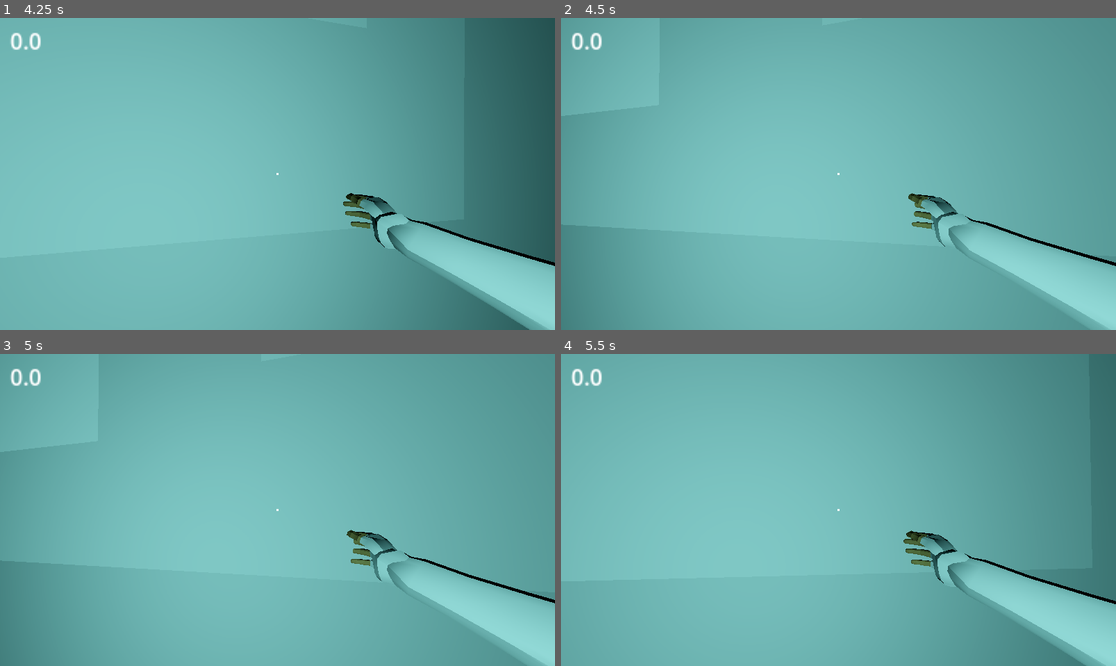
Above: before the commit, frames 1-4 (two rows, left to right).
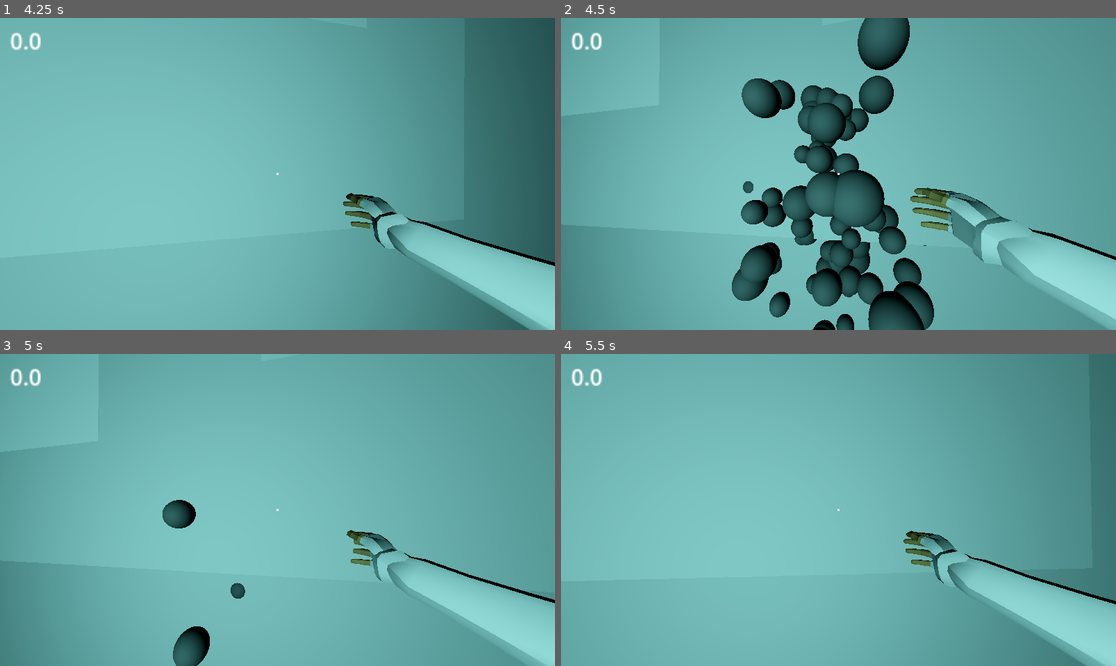
Above: after the commit, the same moments.

Repository: furiousknight25/blackout
Game: Godot game, scene res://scenes/TestSceneOne.tscn
The game is run twice, just before and just after one commit, with the same random seed, the same clock (stepped at 60 frames per second) and the same inputs.
Inputs (mouse positions are in pixels of both pictures, inside the frame that each line leads up to):
- Up to frame 1 (4.25 s): move the mouse to (305, 174) at 0.52 s; hold Right mouse button (interact) 0.53-1.28 s; hold W (forward) from 0.53 s (still down); move the mouse to (249, 174) at 1.27 s; click (249, 174) at 1.35 s; move the mouse to (288, 167) at 2.02 s; hold Right mouse button (interact) 2.03-2.78 s; move the mouse to (271, 180) at 2.77 s; click (271, 180) at 2.85 s; move the mouse to (316, 177) at 3.52 s; hold Right mouse button (interact) from 3.53 s (still down)
- Up to frame 2 (4.5 s): keep holding W (forward); move the mouse to (794, 170) at 4.27 s; release Right mouse button (interact) at 4.28 s; click (794, 170) at 4.35 s
- Up to frame 3 (5 s): keep holding W (forward)
- Up to frame 4 (5.5 s): keep holding W (forward); move the mouse to (844, 510) at 5.02 s; hold Right mouse button (interact) from 5.03 s (still down)

Frame 1 is identical in both runs. In frame 2, 18% of the frame differs, in the area x 30-100%, y 0-100%; in frame 3, 1.2%; in frame 4, nothing differs.

Commit message:
shells : 2 -> 3

Diff:
--- a/scripts/first_person_controller.gd
+++ b/scripts/first_person_controller.gd
@@ -15,9 +15,9 @@
 var speed = 1
 
 var spread = 8
-var totalAmmo = 2 #total ammo you can hold
-var ammoCapacity = 2 #how much ammo the shotgun can hold at one time
-var currentAmmo = 2 #how much ammo is currently in the gun
+var totalAmmo = 3 #total ammo you can hold
+var ammoCapacity = 3 #how much ammo the shotgun can hold at one time
+var currentAmmo = 3 #how much ammo is currently in the gun
 
 
 func _ready() -> void:
